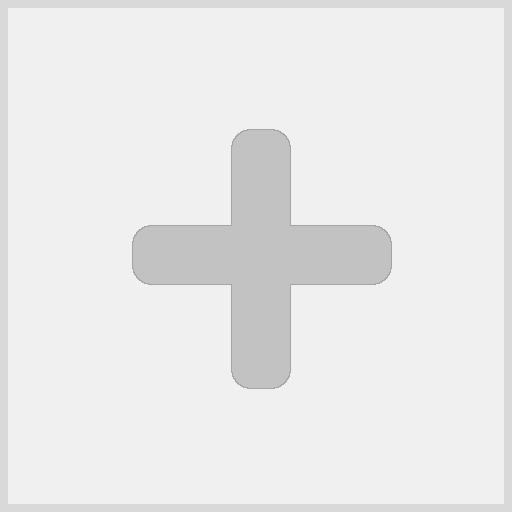
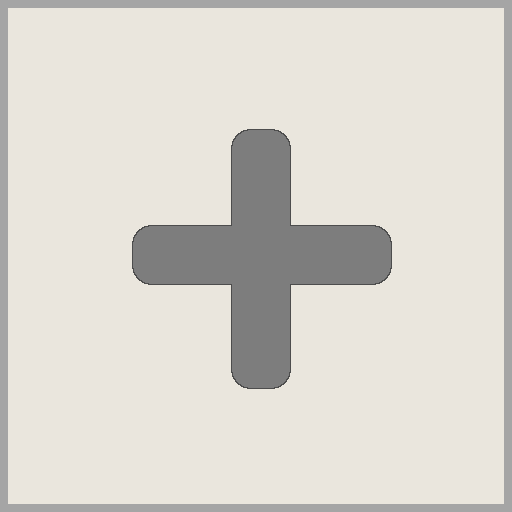
Before/after of a w=512, h=512 layered artwork. What changed in the layer stack:
painted on "Paint Layer 7 (pasted)" over 132, 129, 392, 389
painted on "Paint Layer 5" over 0, 0, 512, 512
